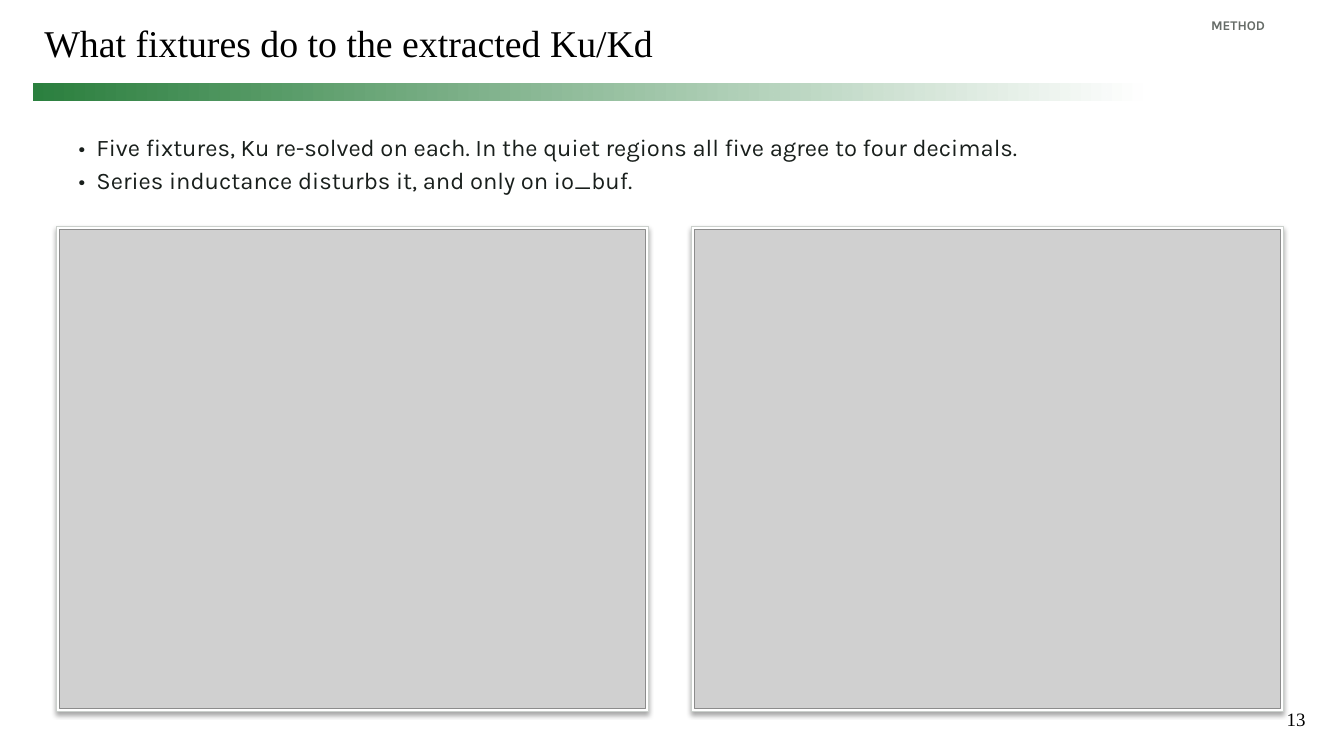
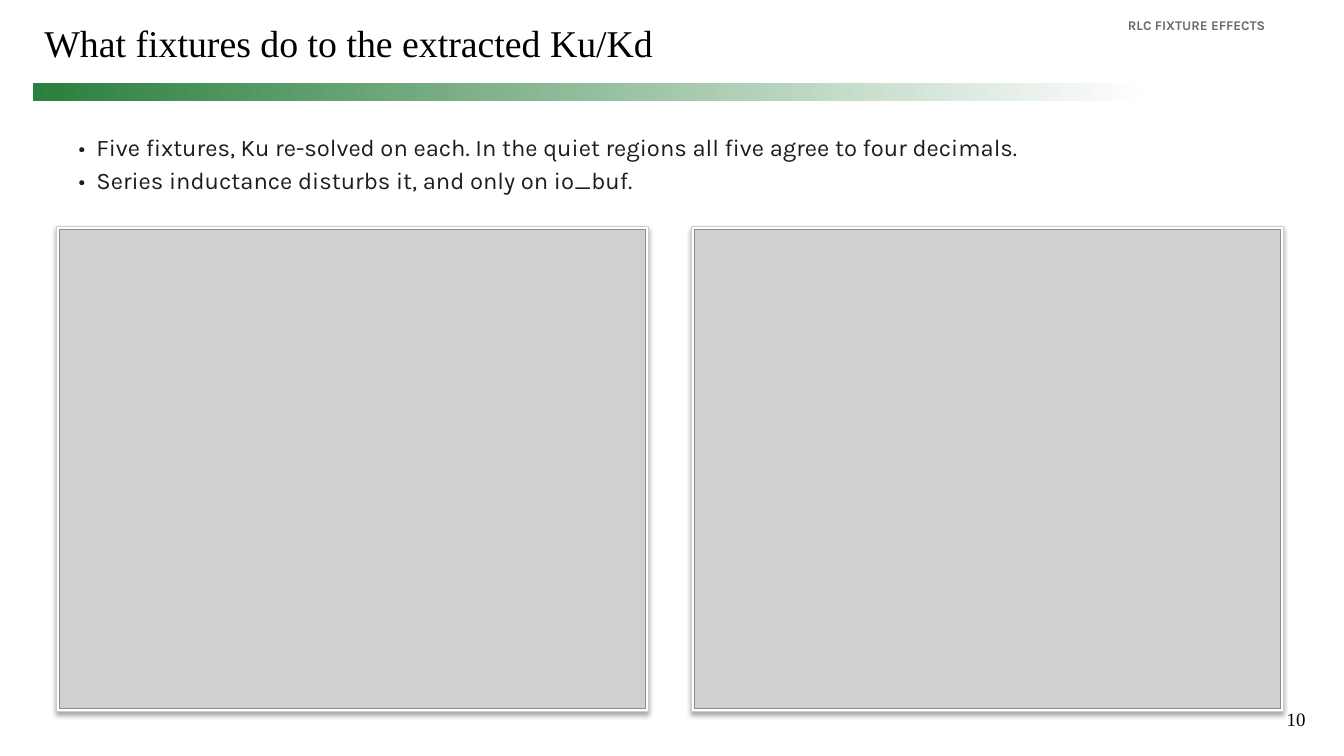
Before and after one commit to simon9721/ibis_comparison, a slide deck: slide 10 of results/meeting_deck_2026-09-04/ibis_pybis_status_2026-09-04.pptx (slide 13 before the commit). Drawn at 1344x756 pixels with LibreOffice and Linux fonts; fonts in the diff are those of the drawing; grey boxes stand for pictures. Boxes give left, top, right and bottom in pixels: in the first picture for what was removed or moved away, otherwise in the second. Text is boxed around its words. In the diff, an @@ line names an element or a change of style, - is before the commit and + after.

```diff
--- a/results/meeting_deck_2026-09-04/ibis_pybis_status_2026-09-04.pptx
+++ b/results/meeting_deck_2026-09-04/ibis_pybis_status_2026-09-04.pptx
@@ text at box(1128, 21, 1265, 30): text changed @@
-METHOD
+RLC FIXTURE EFFECTS
@@ page number at box(1287, 713, 1306, 726): text changed @@
-13
+10
```
Also in this commit, not shown: 6 other slides changed, 4 slides added, 8 slides removed, 14 other files.
